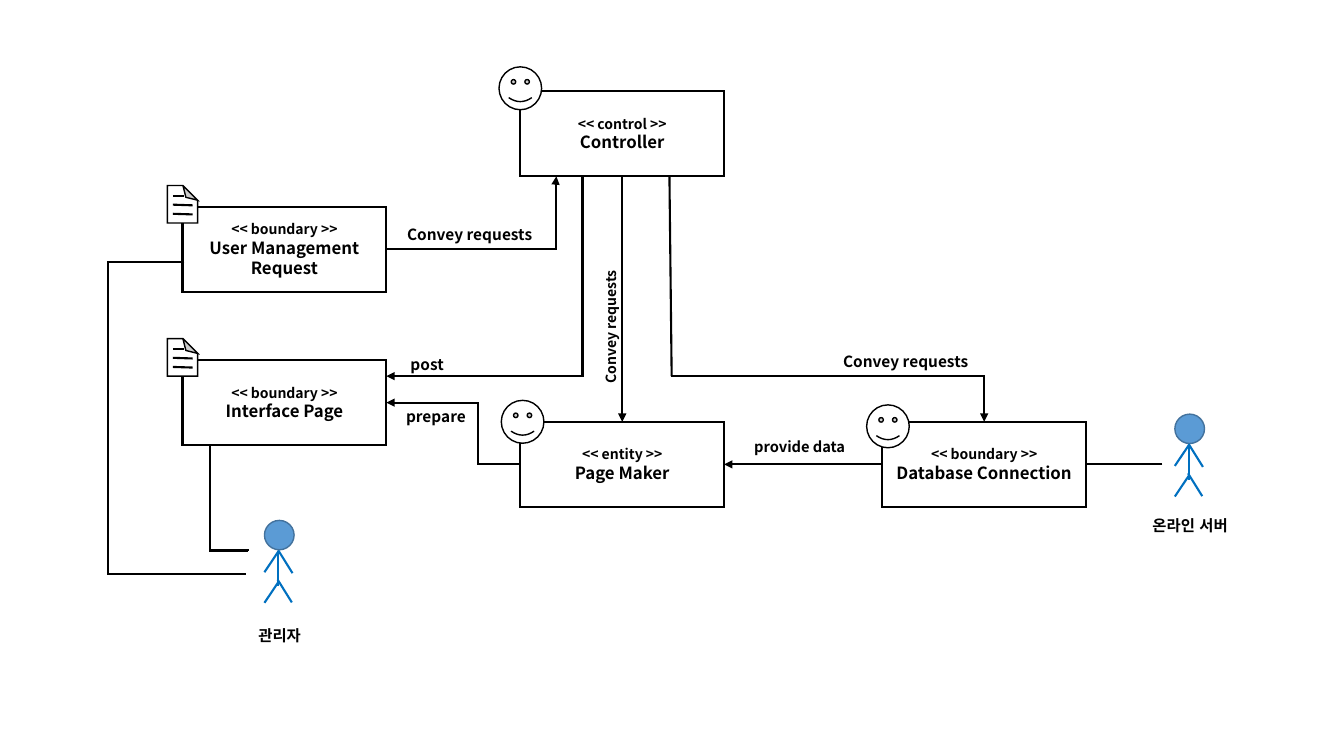
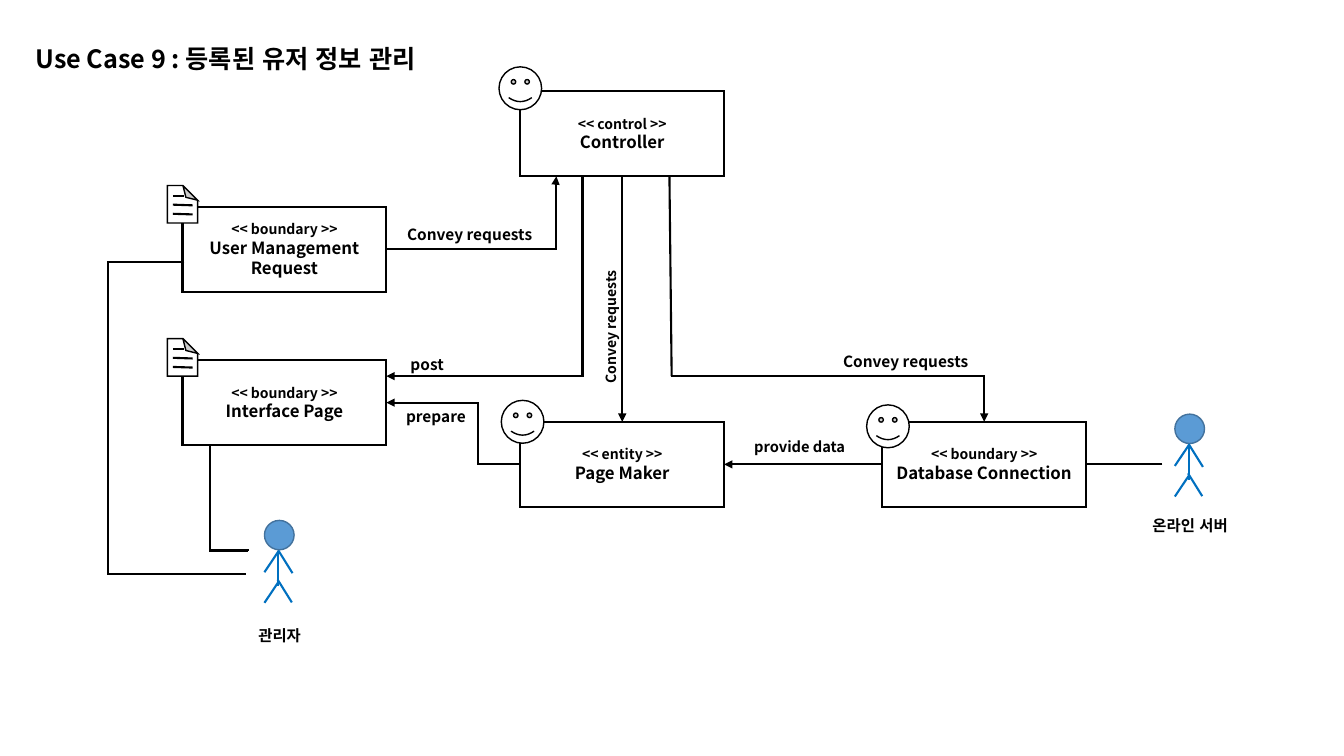
Before and after one commit to CleanCode6/CAU_Restaurant_Guide, a slide deck: slide 9 of Domain_model/DomainModel_통일화.pptx. Drawn at 1344x756 pixels with LibreOffice and Linux fonts; fonts in the diff are those of the drawing. Boxes give left, top, right and bottom in pixels: in the first picture for what was removed or moved away, otherwise in the second. Text is boxed around its words. In the diff, an @@ line names an element or a change of style, - is before the commit and + after.

```diff
--- a/Domain_model/DomainModel_통일화.pptx
+++ b/Domain_model/DomainModel_통일화.pptx
@@ text added at (35,47,415,71), 18 pt, text #000000, bold @@
+Use Case 9 : 등록된 유저 정보 관리
```
Also in this commit, not shown: 9 other slides changed.
